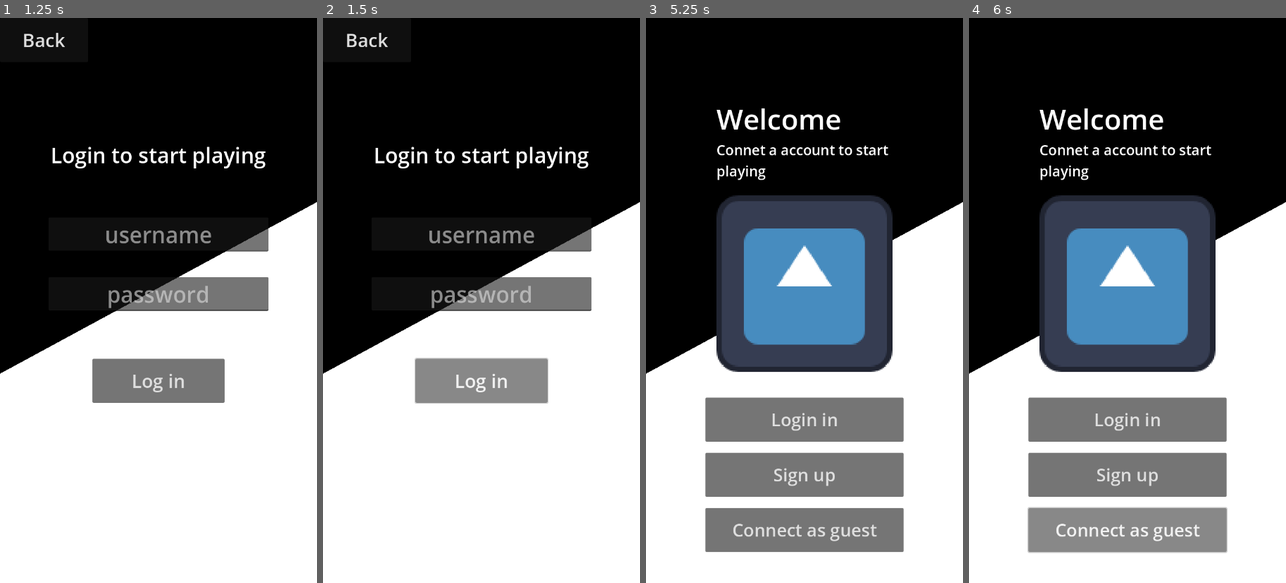
Above: before the commit, frames 1-4 (left to right).
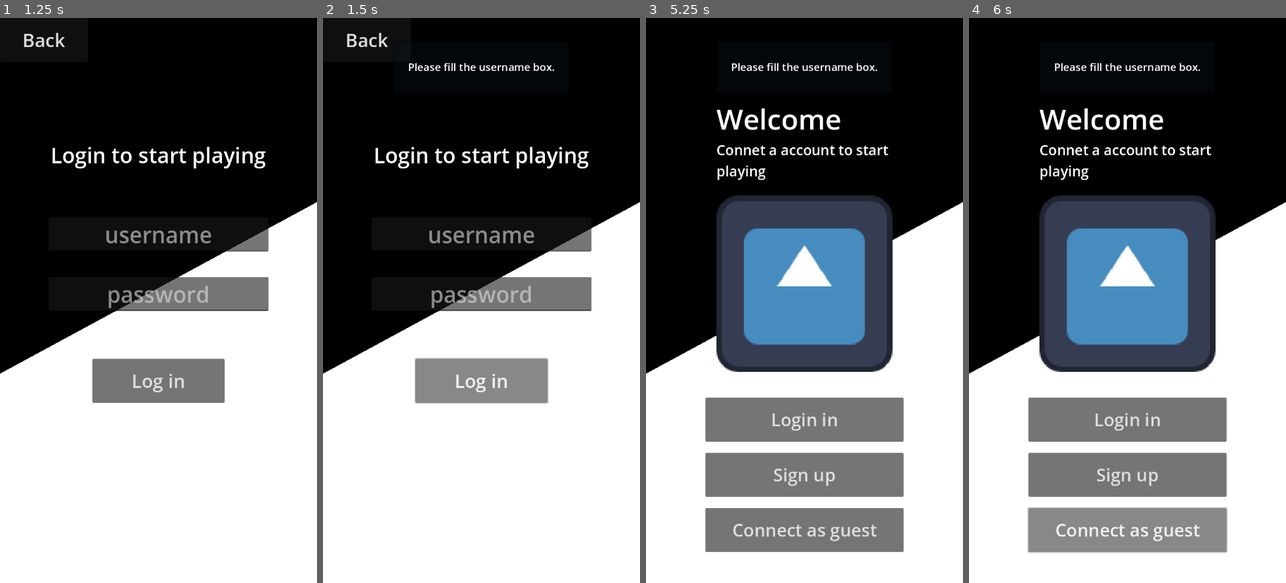
Above: after the commit, the same moments.

Repository: higaslk/godot-guess-the-word
Game: Godot game, scene res://source/client/main_client.tscn
The game is run twice, just before and just after one commit, with the same random seed, the same clock (stepped at 60 frames per second) and the same inputs. This scene is started directly instead of the project's main scene. The engine's default icon, where the game draws it, is replaced by a stand-in: a white triangle on a blue panel in a dark square.
Inputs:
- Up to frame 1 (1.25 s): click "Login in" at 0.5 s
- Up to frame 2 (1.5 s): click "Log in" at 1.25 s
- Up to frame 3 (5.25 s): click "Log in" at 2 s; click "Log in" at 2.75 s; tap Enter at 4.25 s; click "Back" at 5 s
- Up to frame 4 (6 s): click "Connect as guest" at 5.75 s

Frame 1 is identical in both runs. In frame 2, 0.3% of the frame differs, in the area x 27-73%, y 7-10%; in frame 3, 0.3%; in frame 4, 0.3%.

Commit message:
feat/refac: add login and guest login. Also moved code to proper functions

Diff:
--- a/source/client/main_client.gd
+++ b/source/client/main_client.gd
@@ -2,7 +2,7 @@
 extends Node
 
 
-signal connection_changed(is_connected: bool)
+signal login_changed(is_logged: bool)
 
 
 const PORT: int = 8088
@@ -11,11 +11,13 @@
 @export var network_manager: NetworkManagerClient
 
 var peer: ENetMultiplayerPeer
+var client_data: Dictionary
+var users_data: Dictionary[String, Dictionary]
 
-var is_connected_to_server: bool = false:
+var logged_to_server: bool = false:
     set(value):
-        is_connected_to_server = value
-        connection_changed.emit(value)
+        logged_to_server = value
+        login_changed.emit(value)
 
 
 func _ready() -> void:
@@ -28,7 +30,6 @@
 
 func _on_server_connection() -> void:
     print('Connected to server as: %d' % multiplayer.get_unique_id())
-    is_connected_to_server = true
 
 
 func _on_server_connection_failed() -> void:
@@ -55,4 +56,4 @@
 func close_connection() -> void:
     multiplayer.multiplayer_peer = null
     peer.close()
-    is_connected_to_server = false
+    logged_to_server = false
--- a/source/client/main_client.tscn
+++ b/source/client/main_client.tscn
@@ -2,7 +2,7 @@
 
 [ext_resource type="Script" uid="uid://pi751bt0l5go" path="res://source/client/main_client.gd" id="1_igkx8"]
 [ext_resource type="Script" uid="uid://du5llrqbv0k6k" path="res://source/client/network/network_manager.gd" id="2_cuqdx"]
-[ext_resource type="PackedScene" uid="uid://cuilh3jvhtd48" path="res://source/client/ui/main_ui.tscn" id="2_kj0be"]
+[ext_resource type="PackedScene" uid="uid://cuilh3jvhtd48" path="res://source/client/ui/menu/menu_ui.tscn" id="3_cuqdx"]
 
 [node name="Main" type="Node" node_paths=PackedStringArray("network_manager")]
 script = ExtResource("1_igkx8")
@@ -12,5 +12,5 @@
 script = ExtResource("2_cuqdx")
 metadata/_custom_type_script = "uid://du5llrqbv0k6k"
 
-[node name="MainUI" parent="." node_paths=PackedStringArray("client") instance=ExtResource("2_kj0be")]
+[node name="MenuUi" parent="." node_paths=PackedStringArray("client") instance=ExtResource("3_cuqdx")]
 client = NodePath("..")
--- a/source/client/ui/main_ui.gd
+++ b/source/client/ui/menu/menu_ui.gd
@@ -29,6 +29,8 @@
 	swap_menu(login_container)
 	toggle_visibility(back_button)
 
+	$LoginMenuContainer/MenuContainer/LoginButton.pressed.connect(_on_login_login_button_pressed)
+
 
 func _on_menu_sign_button_pressed() -> void:
 	swap_menu(signup_container)
@@ -38,11 +40,14 @@
 
 
 func _on_menu_guest_button_pressed() -> void:
-	pass
+	connect_guest()
 
 
 func _on_login_login_button_pressed() -> void:
-	pass
+	var username: String = $LoginMenuContainer/MenuContainer/UsernameLoginBox.text
+	var password: String = $LoginMenuContainer/MenuContainer/PasswordLoginBox.text
+
+	login(username, password)
 
 
 func _on_signup_signin_button_pressed() -> void:
@@ -50,17 +55,25 @@
 	var password: String = $SignupMenuContainer/MenuContainer/PasswordInput.text
 	var password_repeat: String = $SignupMenuContainer/MenuContainer/PasswordRepeatInput.text
 
+	if password != password_repeat:
+		popup("Password is not equal. Ensure both password box are the same.")
+		return
+
+	create_account(username, password)
+
+
+func create_account(username: String, password: String) -> void:
 	var result: Dictionary = AuthUtils.validate_credentials(username, password)
 
 	if not result["is_valid"]:
 		popup(result["error_msg"])
 		return
 
-	if password != password_repeat:
-		popup("Password is not equal. Ensure both password box are the same.")
-		return
-
-	create_account(username, password)
+	client.network_manager.do_action.rpc_id(
+		1,
+		&"account_register",
+		{"username": username, "password": password}
+	)
 	result = await client.network_manager.response_received
 
 	if not result["is_valid"]:
@@ -70,25 +83,49 @@
 	swap_menu(login_container)
 
 
-func create_account(username: String, password: String) -> void:
+func login(username: String, password: String) -> void:
+	if username.is_empty():
+		popup("Please fill the username box.")
+		return
+
+	if password.is_empty():
+		popup("Please fill the password box.")
+		return
+
 	client.network_manager.do_action.rpc_id(
 		1,
-		&"account_register",
+		&"login",
 		{"username": username, "password": password}
 	)
+	var result: Dictionary = await client.network_manager.response_received
 
+	if not result["is_valid"]:
+		popup(result["error_msg"])
+		return
 
-func login() -> void:
-	pass
+	client.client_data[username] = result["data"]
+	client.logged_to_server = true
 
 
 func connect_guest() -> void:
-	pass
+	client.network_manager.do_action.rpc_id(
+		1,
+		&"login_guest",
+		{}
+	)
+
+	var result: Dictionary = await client.network_manager.response_received
+	var account_data = result["account_data"]
+
+	client.client_data[account_data["username"]] = account_data["data"]
+	client.logged_to_server = true
 
 
 func popup(msg: String):
 	var popup_panel: PanelContainer = $Popup
 	var popup_text: Label = $Popup/WarnText
+
+	if popup_panel.visible: return
 
 	toggle_visibility(popup_panel)
 	popup_text.text = msg
--- a/source/client/ui/main_ui.tscn
+++ b/source/client/ui/menu/menu_ui.tscn
@@ -1,8 +1,8 @@
 [gd_scene load_steps=5 format=3 uid="uid://cuilh3jvhtd48"]
 
-[ext_resource type="Script" uid="uid://cyvgxcgn8dted" path="res://source/client/ui/main_ui.gd" id="1_548k8"]
-[ext_resource type="Texture2D" uid="uid://bmacmia6t8s87" path="res://assets/background.png" id="1_h6h5v"]
-[ext_resource type="Texture2D" uid="uid://qew61j4eb55" path="res://icon.svg" id="1_xaoq5"]
+[ext_resource type="Script" uid="uid://cyvgxcgn8dted" path="res://source/client/ui/menu/menu_ui.gd" id="1_np1jh"]
+[ext_resource type="Texture2D" uid="uid://bmacmia6t8s87" path="res://assets/background.png" id="2_fvcbs"]
+[ext_resource type="Texture2D" uid="uid://qew61j4eb55" path="res://icon.svg" id="3_njt7m"]
 
 [sub_resource type="StyleBoxFlat" id="StyleBoxFlat_548k8"]
 bg_color = Color(0.0348022, 0.0620696, 0.0964424, 0.435294)
@@ -12,7 +12,7 @@
 border_width_bottom = 2
 border_color = Color(0, 0, 0, 0.364706)
 
-[node name="MainUI" type="Control"]
+[node name="MenuUi" type="Control"]
 clip_contents = true
 layout_mode = 3
 anchors_preset = 15
@@ -20,7 +20,7 @@
 anchor_bottom = 1.0
 grow_horizontal = 2
 grow_vertical = 2
-script = ExtResource("1_548k8")
+script = ExtResource("1_np1jh")
 
 [node name="Background" type="TextureRect" parent="."]
 layout_mode = 1
--- /dev/null
+++ b/source/server/network/actions/login.gd
@@ -0,0 +1,24 @@
+extends NetworkAction
+
+func action(
+_peer_id: int,
+netmanager: NetworkManagerServer,
+args: Dictionary
+) -> Dictionary:
+    var username: String = args["username"]
+    var password: String = args["password"]
+    var account_storage: AccountStorage = netmanager.data_manager.account_storage
+    var result: Dictionary = login(username, password, account_storage)
+
+    return result
+
+
+func login(username: String, password: String, account_storage: AccountStorage) -> Dictionary:
+    var account = account_storage.accounts.get(username)
+    if not account: return {"is_valid": false, "error_msg": "Could not find a account with this username."}
+
+    var account_password: String = account["password"]
+    if password != account_password: return {"is_valid": false, "error_msg": "Password is wrong, please verify the password again."}
+
+    var account_data: Dictionary = account["data"]
+    return {"is_valid": true, "data": account_data}
--- /dev/null
+++ b/source/server/network/actions/login_guest.gd
@@ -0,0 +1,20 @@
+extends NetworkAction
+
+
+func action(
+    _peer_id: int,
+    netmanager: NetworkManagerServer,
+    _args: Dictionary
+) -> Dictionary:
+    var account_storage: AccountStorage = netmanager.data_manager.account_storage
+    var new_username: String = "guest-" + AuthUtils.get_unique_string()
+    var new_password: String = AuthUtils.get_unique_string()
+
+    account_storage.accounts[new_username] = {
+        "username": new_username,
+        "password": new_password,
+        "data": {}
+    }
+    netmanager.data_manager.save_data()
+
+    return {"is_valid": true, "account_data": {"username": new_username, "data": {}}}
Renamed: source/client/ui/main_ui.gd.uid -> source/client/ui/menu/menu_ui.gd.uid
Not shown: 2 places in source/client/ui/menu/menu_ui.tscn that only renumber resources
Not shown, added: source/server/network/actions/login.gd.uid
Not shown, added: source/server/network/actions/login_guest.gd.uid
